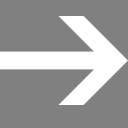
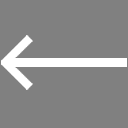
Revision of a layered 128 × 128 image; what changed, layer by layer:
removed layer "Shape 1" over [0, 16, 128, 105]
added layer "Rectangle 1 copy" above "Layer 1" over [1, 35, 127, 90]
